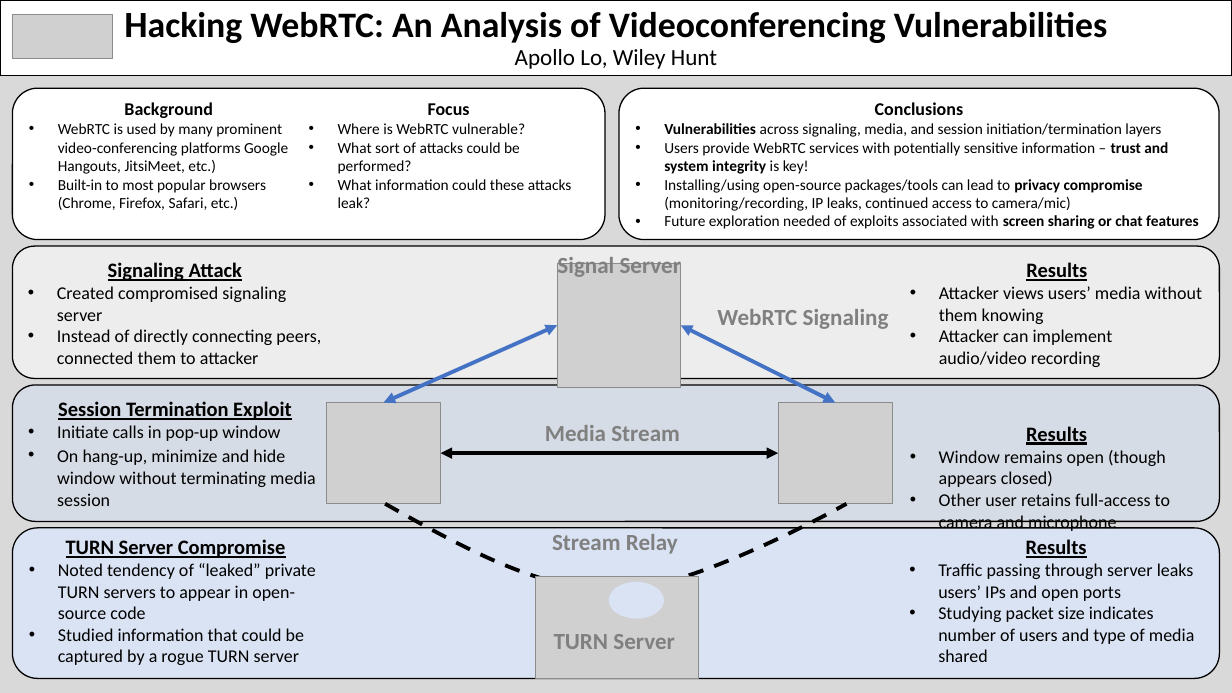
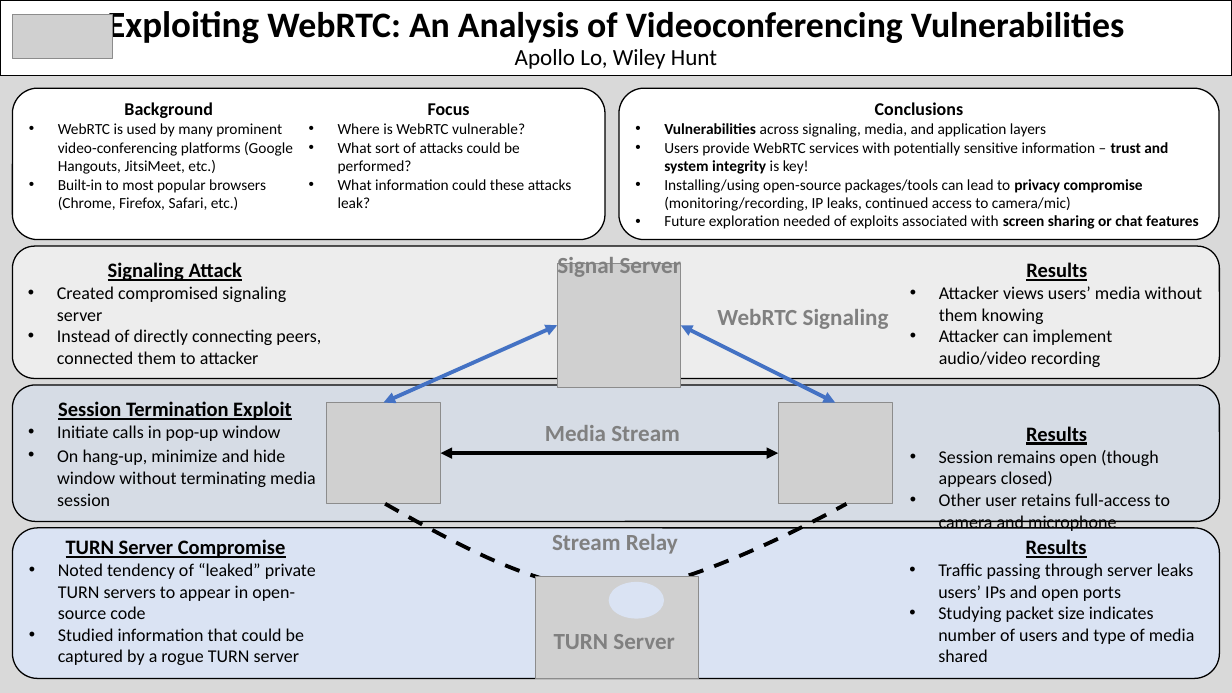
Before and after one commit to whunt1965/WEBRTC-CYBERSEC, a slide deck: slide 1 of WEBRTC_Slide.pptx. Drawn at 1232x693 pixels with LibreOffice and Linux fonts; fonts in the diff are those of the drawing; grey boxes stand for pictures. Boxes give left, top, right and bottom in pixels: in the first picture for what was removed or moved away, otherwise in the second. Text is boxed around its words. In the diff, an @@ line names an element or a change of style, - is before the commit and + after.

```diff
--- a/WEBRTC_Slide.pptx
+++ b/WEBRTC_Slide.pptx
@@ title at <box>107,11,1124,69</box>: text changed @@
-Hacking WebRTC: An Analysis of Videoconferencing Vulnerabilities
-Apollo Lo, Wiley Hunt
+Exploiting WebRTC: An Analysis of Videoconferencing Vulnerabilities
+Apollo Lo, Wiley Hunt
@@ text in rounded rectangle at <box>58,123,293,174</box>: text changed @@
-• WebRTC is used by many prominent video-conferencing platforms Google Hangouts, JitsiMeet, etc.)
+• WebRTC is used by many prominent video-conferencing platforms (Google Hangouts, JitsiMeet, etc.)
@@ text in rounded rectangle at <box>664,123,1046,137</box>: text changed @@
-• Vulnerabilities across signaling, media, and session initiation/termination layers
+• Vulnerabilities across signaling, media, and application layers
@@ text in rounded rectangle at <box>939,450,1159,487</box>: text changed @@
-• Window remains open (though appears closed)
+• Session remains open (though appears closed)
```
